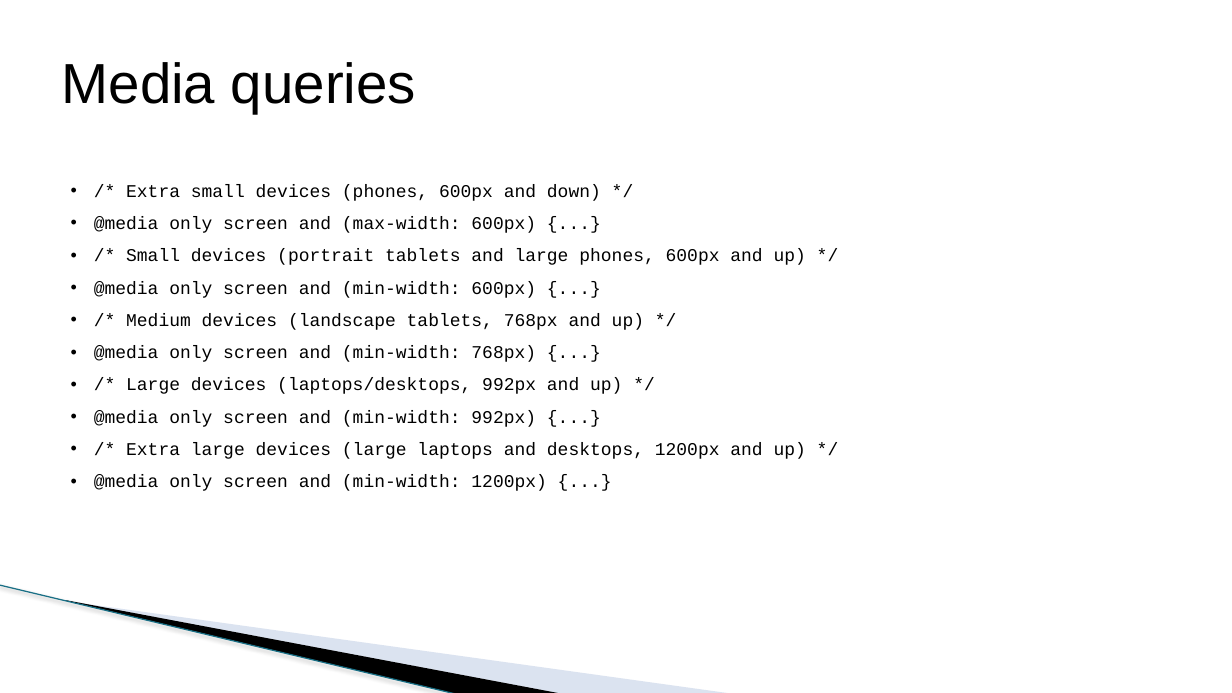
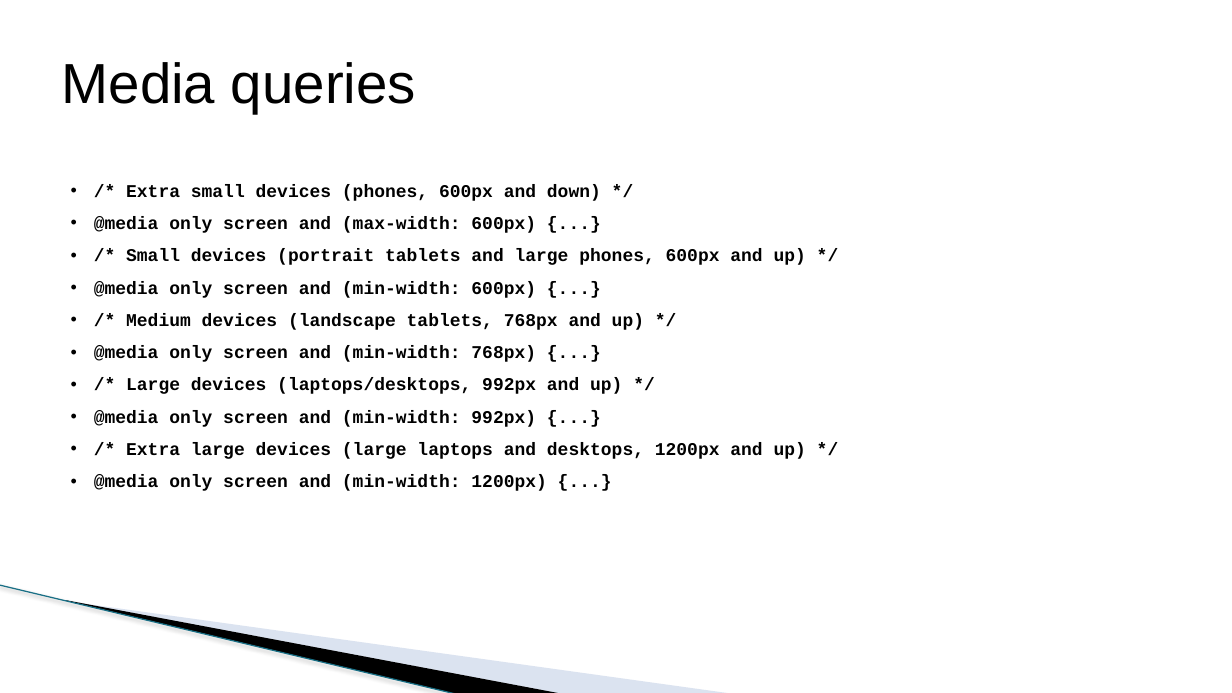
Before and after one commit to todalexcode/kurs-front-end, a slide deck: slide 22 of sesija-21/PPT/Front-End Developer-21.pptx. Drawn at 1232x693 pixels with LibreOffice and Linux fonts; fonts in the diff are those of the drawing; background and template pictures are left out. Boxes give left, top, right and bottom in pixels: in the first picture for what was removed or moved away, otherwise in the second. Text is boxed around its words. In the diff, an @@ line names an element or a change of style, - is before the commit and + after.

```diff
--- a/sesija-21/PPT/Front-End Developer-21.pptx
+++ b/sesija-21/PPT/Front-End Developer-21.pptx
@@ text "/* Extra small devices (phones, ..." at box(94, 184, 806, 491): bold on @@
```
Also in this commit, not shown: 1 other slide changed, 4 other files.
